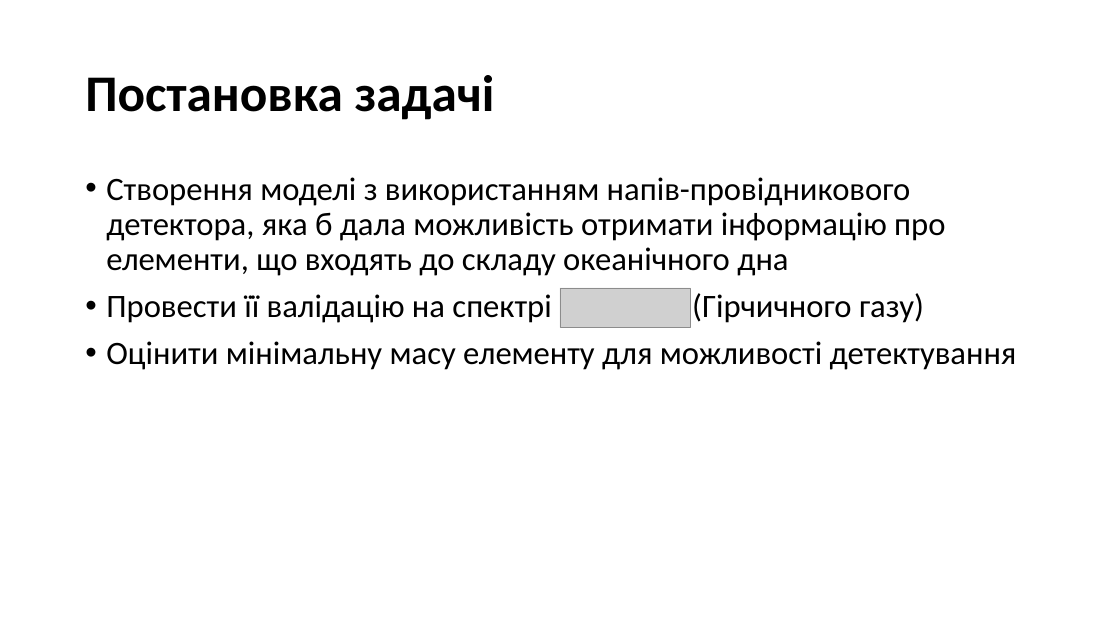
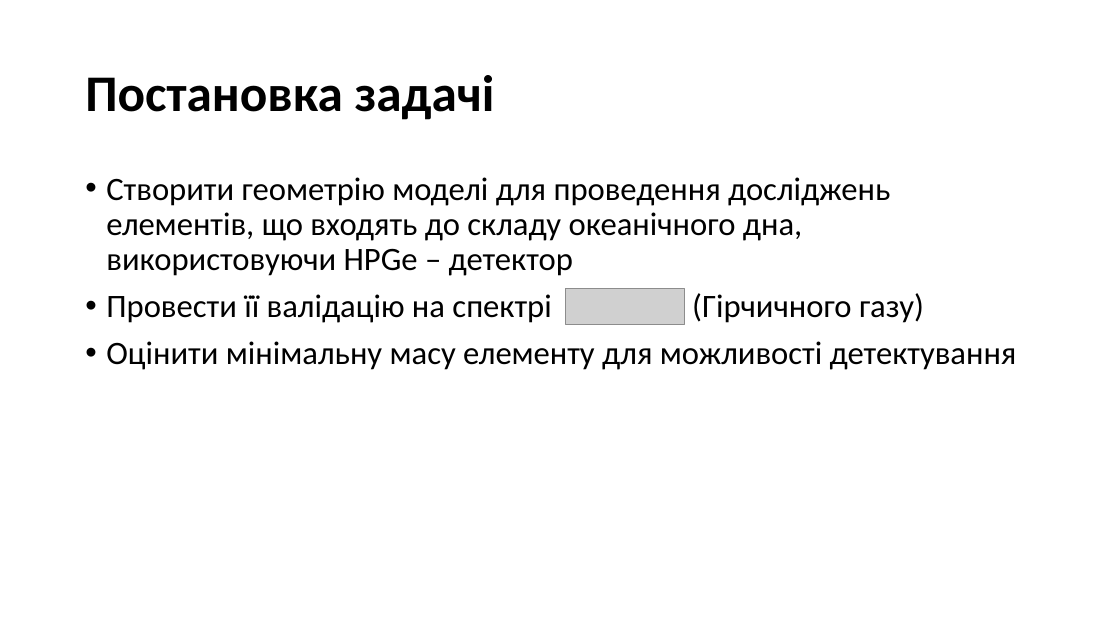
Before and after one commit to npd2020/diploms, a slide deck: slide 3 of v.haponov/Presentation/Valentyn_Haponov.pptx. Drawn at 1120x630 pixels with LibreOffice and Linux fonts; fonts in the diff are those of the drawing; grey boxes stand for pictures. Boxes give left, top, right and bottom in pixels: in the first picture for what was removed or moved away, otherwise in the second. Text is boxed around its words. In the diff, an @@ line names an element or a change of style, - is before the commit and + after.

Commit message:
update

```diff
--- a/v.haponov/Presentation/Valentyn_Haponov.pptx
+++ b/v.haponov/Presentation/Valentyn_Haponov.pptx
@@ text at <box>106,177,890,276</box>: text changed @@
-• Створення моделі з використанням напів-провідникового детектора, яка б дала можливість отримати інформацію про елементи, що входять до складу океанічного дна
+• Створити геометрію моделі для проведення досліджень елементів, що входять до складу океанічного дна, використовуючи HPGe – детектор
@@ picture: place and size @@
-picture at <box>560,288,691,328</box>
+picture at <box>566,289,685,325</box>
```
Also in this commit, not shown: 2 other slides changed, 4 slides added, 3 slides removed.
